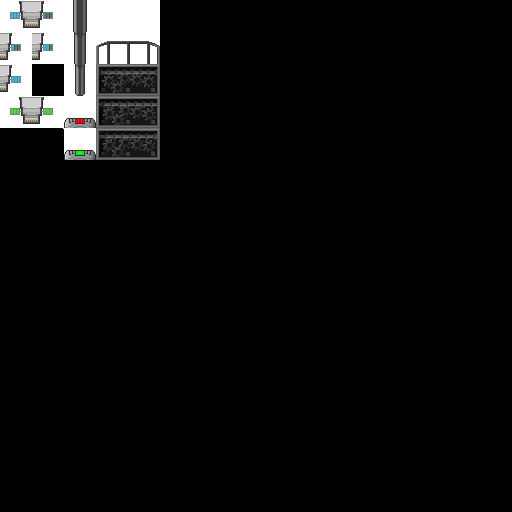
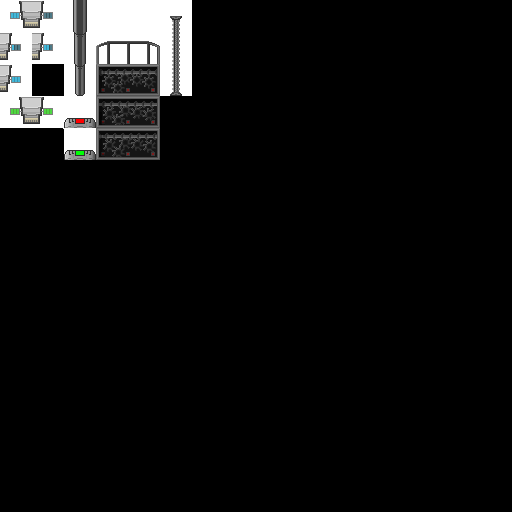
Layer changes from the first 512 × 512 image to the second:
painted on "Layer 8" over [160, 0, 192, 96]
